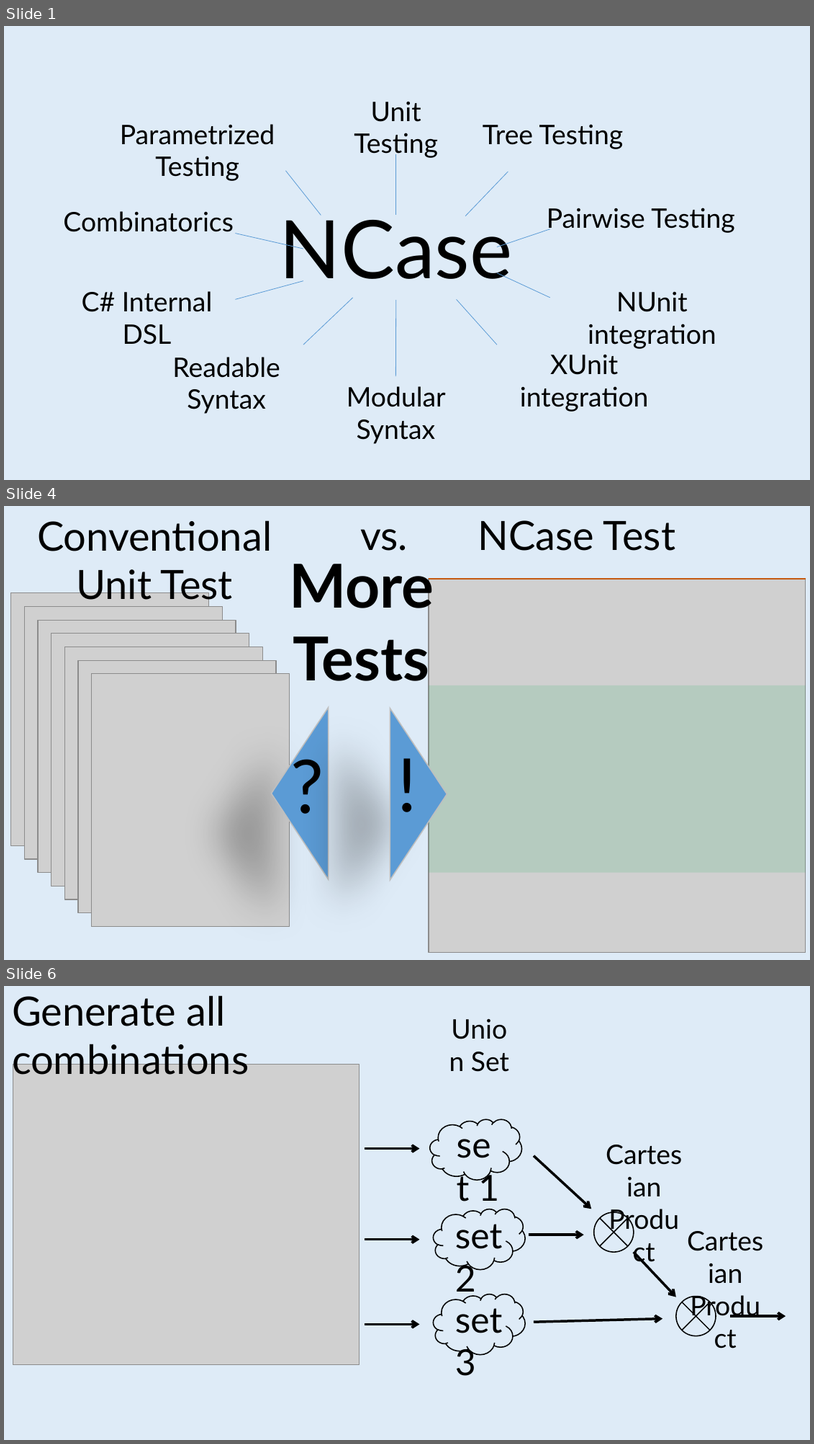
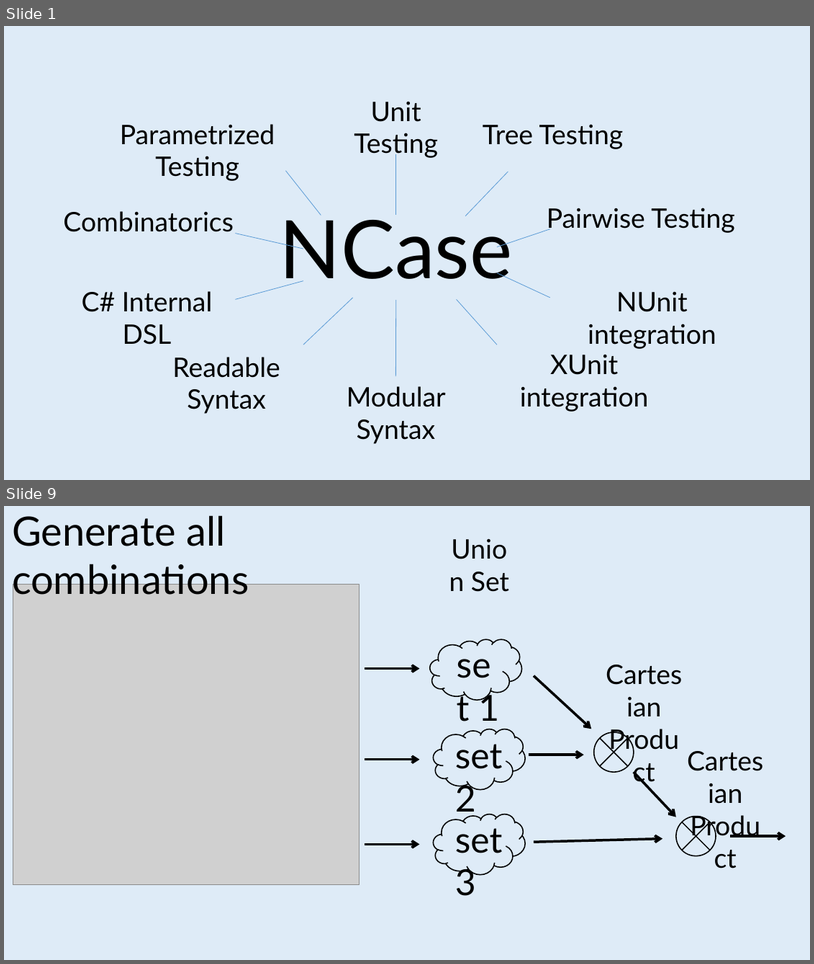
Before and after one commit to jeromerg/NCase, a slide deck: src/Documentation/Slides/Slides.pptx. Shown one above the other, each under a label of ours: slides 1, 4 and 6 before the commit, slides 1 and 9 after it; the slides between them are not shown. The pictures are 814x1444 and 814x964 pixels, drawn with LibreOffice and Linux fonts; fonts in the diff are those of the drawing; grey boxes stand for pictures. Boxes give left, top, right and bottom in pixels: in the first picture for what was removed or moved away, otherwise in the second. Text is boxed around its words. In the diff, an @@ line names an element or a change of style, - is before the commit and + after.

```diff
--- a/src/Documentation/Slides/Slides.pptx
+++ b/src/Documentation/Slides/Slides.pptx
@@ slide 4 removed at box(4, 506, 810, 960), background #DEEBF7 @@
@@ text removed at box(37, 520, 272, 606) @@
-Conventional Unit Test
@@ text removed at box(478, 520, 676, 551) @@
-NCase Test
@@ text removed at box(360, 529, 408, 551) @@
-vs.
@@ text removed at box(289, 564, 434, 691) @@
-More
-Tests
@@ picture removed at box(429, 579, 805, 952) @@
@@ line removed from (429, 579) to (805, 579) @@
@@ picture removed at box(11, 593, 210, 846) @@
@@ picture removed at box(24, 607, 223, 860) @@
@@ picture removed at box(38, 620, 237, 872) @@
@@ picture removed at box(52, 633, 250, 886) @@
@@ picture removed at box(64, 647, 263, 900) @@
@@ picture removed at box(78, 660, 277, 912) @@
@@ picture removed at box(92, 674, 291, 926) @@
@@ rectangle removed at box(429, 685, 805, 872) @@
@@ triangle removed at box(271, 708, 328, 880) @@
@@ triangle removed at box(390, 708, 448, 880) @@
@@ text removed at box(274, 736, 341, 834) @@
-?
@@ text removed at box(374, 734, 441, 831) @@
-!
@@ what was slide 6 is now slide 9 @@
```
Also in this commit, not shown: 3 slides changed, 4 slides added, 2 other files.
